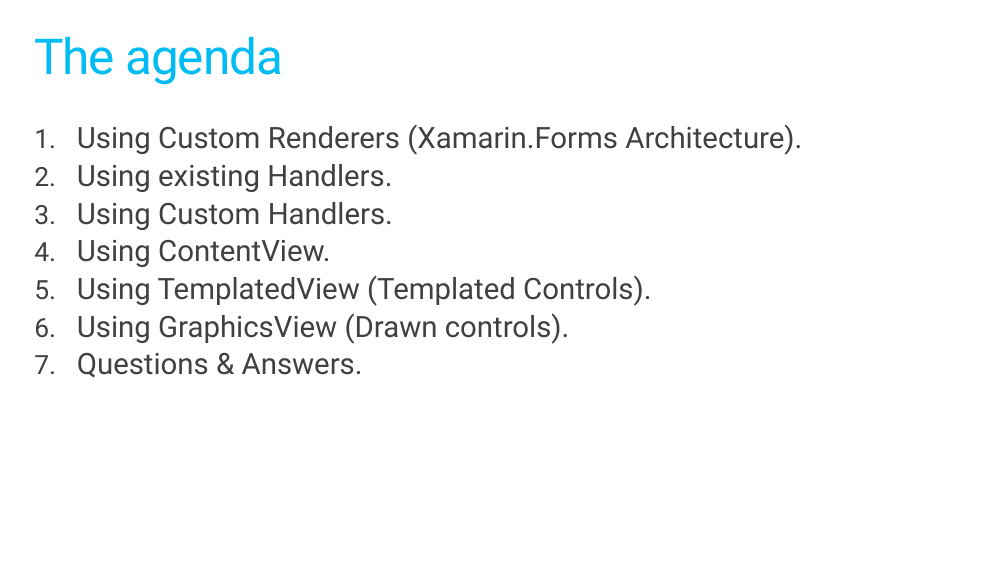
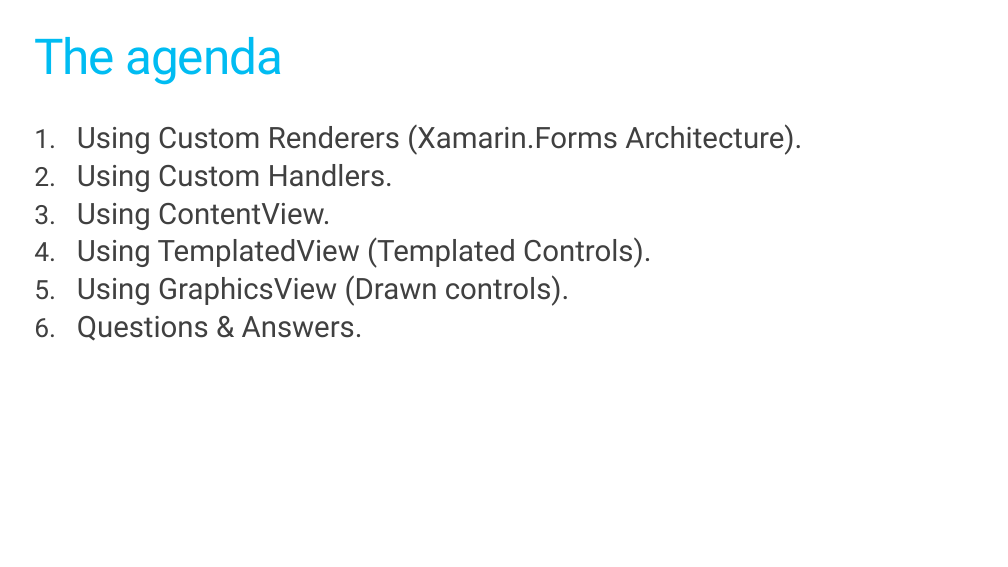
Before and after one commit to jsuarezruiz/ways-create-netmaui-controls, a slide deck: slide 3 of ways-create-netmaui-controls.pptx. Drawn at 1008x567 pixels with LibreOffice and Linux fonts; fonts in the diff are those of the drawing. Boxes give left, top, right and bottom in pixels: in the first picture for what was removed or moved away, otherwise in the second. Text is boxed around its words. In the diff, an @@ line names an element or a change of style, - is before the commit and + after.

Commit message:
Updated slides

```diff
--- a/ways-create-netmaui-controls.pptx
+++ b/ways-create-netmaui-controls.pptx
@@ text at [77, 164, 392, 192]: paragraph removed @@
-2. Using existing Handlers.
```
Also in this commit, not shown: 15 slides added, 1 slide removed.
